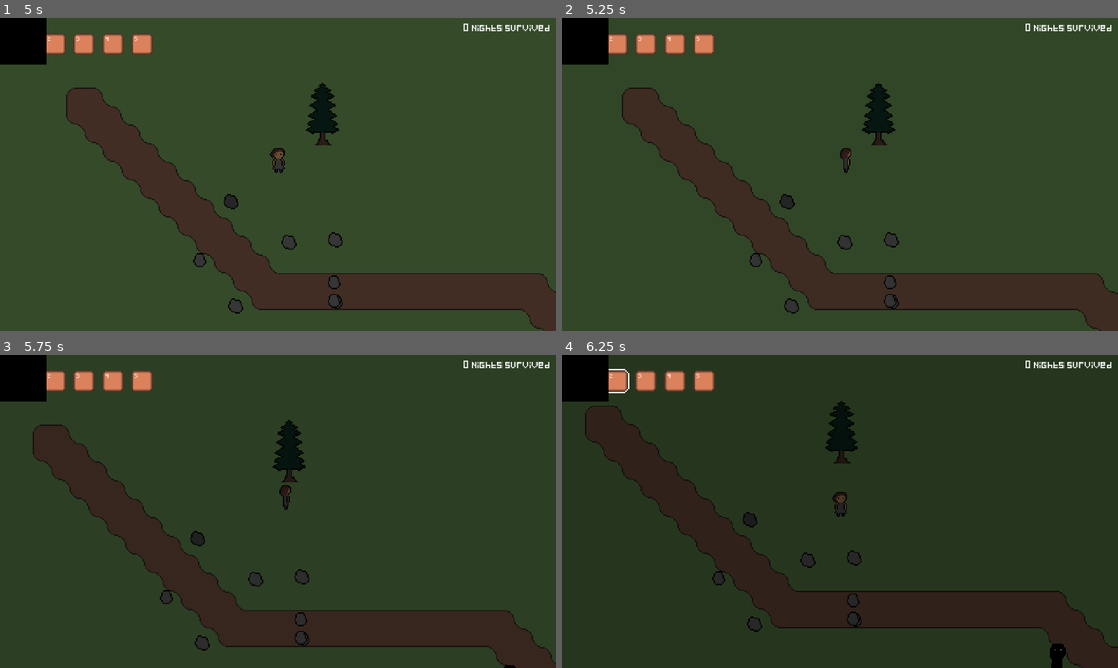
Above: before the commit, frames 1-4 (two rows, left to right).
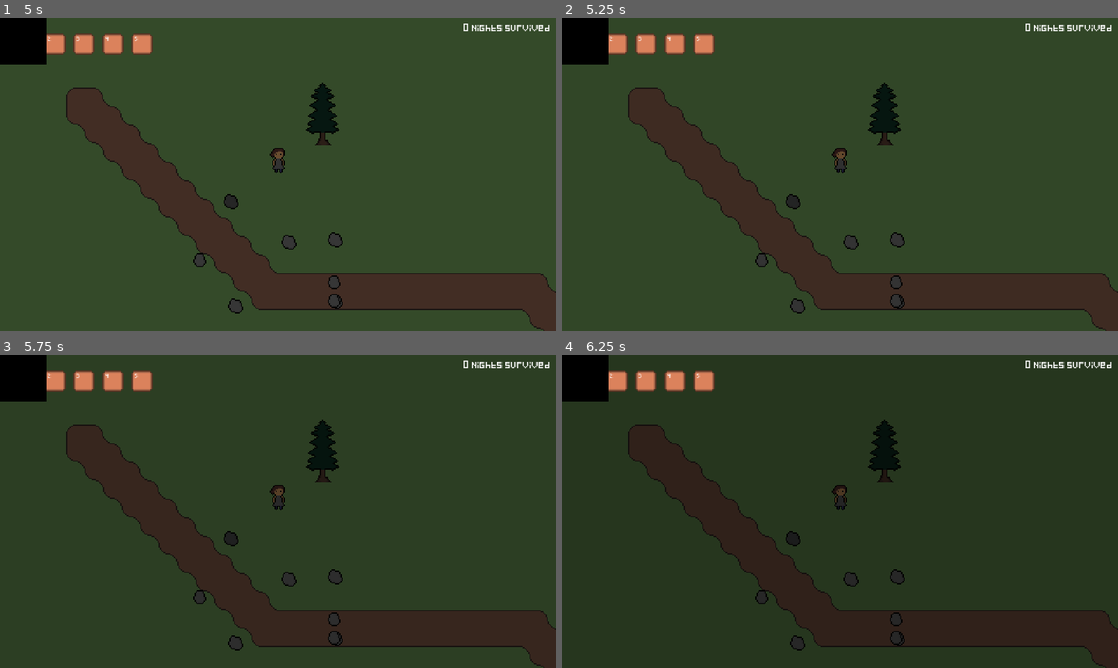
Above: after the commit, the same moments.

Repository: StormLight14/nightfall-mirror
Game: Godot game, scene res://menus/main/main_menu.tscn
The game is run twice, just before and just after one commit, with the same random seed, the same clock (stepped at 60 frames per second) and the same inputs.
Inputs (mouse positions are in pixels of both pictures, inside the frame that each line leads up to):
- Up to frame 1 (5 s): click "Start Game" at 0.5 s; click "1" at 1.25 s; click "2" at 2 s; click "3" at 2.75 s; click "4" at 3.5 s; click "5" at 4.25 s
- Up to frame 2 (5.25 s): tap Enter at 5 s; move the mouse to (962, 158) at 5.02 s; hold D (right) from 5.03 s (still down); tap 1 (hotbar1) at 5.1 s
- Up to frame 3 (5.75 s): keep holding D (right)
- Up to frame 4 (6.25 s): move the mouse to (728, 527) at 5.77 s; release D (right) at 5.78 s; hold S (down) from 5.78 s (still down); tap 2 (hotbar2) at 5.85 s

Frame 1 is identical in both runs. In frame 2, 3.0% of the frame differs, in the area x 10-100%, y 20-100%; in frame 3, 2.8%; in frame 4, 3.7%, in the area x 4-100%, y 4-100%.
Error before the commit: Invalid access to property or key '<null>' on a base object of type 'Array'. (res://ui/inventory/inventory_slot.gd:46)
Error after the commit: Parse Error: Expected indented block after function declaration. (res://entities/player/player.gd:117)

Commit message:
add Fade to globals

Diff:
--- a/entities/player/player.gd
+++ b/entities/player/player.gd
@@ -115,4 +115,4 @@
 		pickupable_item_id = null
 
 func _on_hurtbox_area_area_entered(area: Area2D) -> void:
-	print("you dead")
+	# player dies
--- a/project.godot
+++ b/project.godot
@@ -23,6 +23,7 @@
 Audio="*res://globals/Audio.tscn"
 Text="*res://globals/Text.gd"
 Signals="*res://globals/Signals.gd"
+Fade="*res://globals/Fade.tscn"
 
 [display]
 
